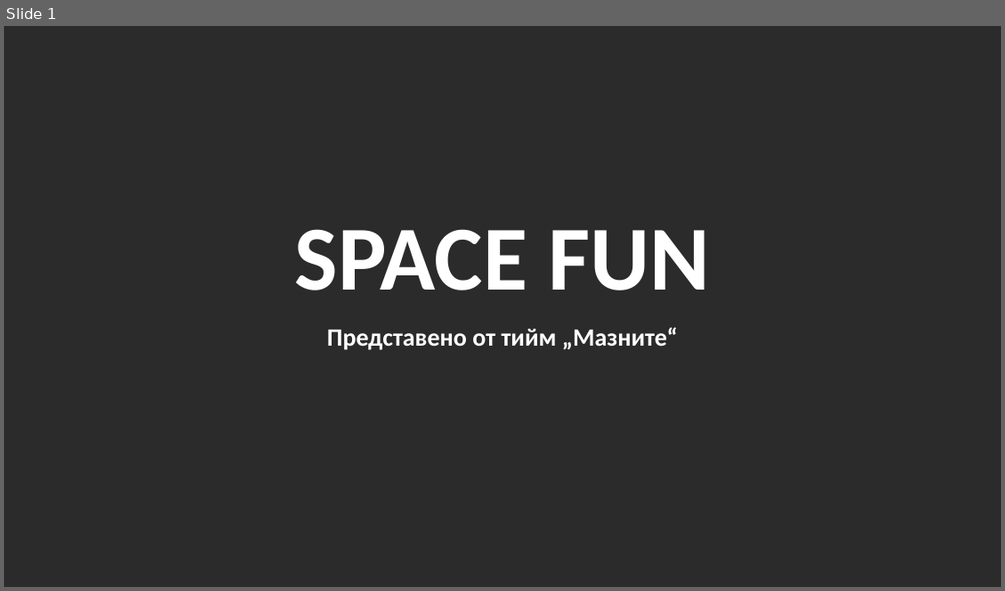
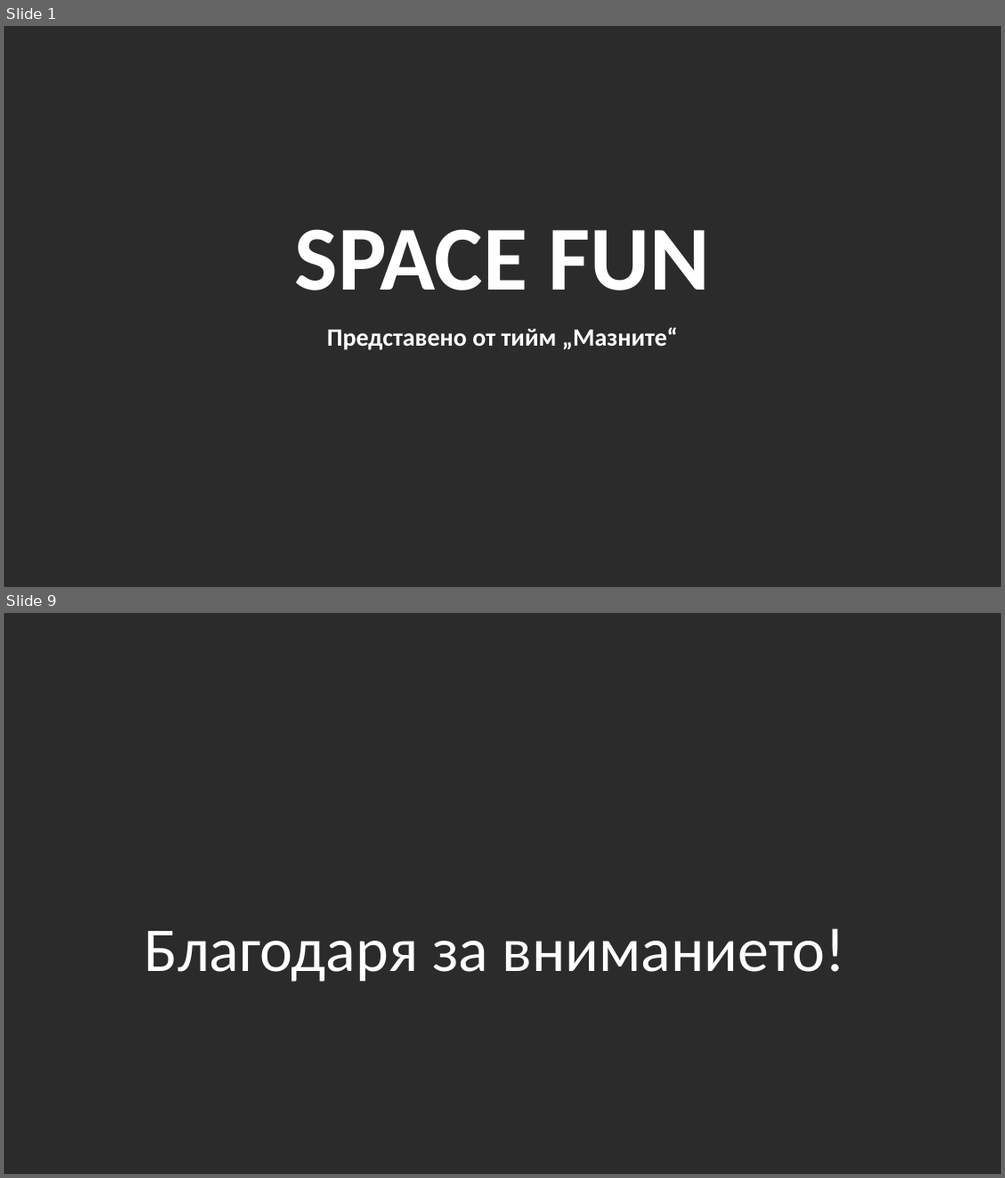
Before and after one commit to Amalino7/Space_recycler, a slide deck: SPACE FUN.pptx. Shown one above the other, each under a label of ours: slide 1 before the commit, slides 1 and 9 after it; the slides between them are not shown. The pictures are 1005x591 and 1005x1178 pixels, drawn with LibreOffice and Linux fonts; fonts in the diff are those of the drawing; background and template pictures are left out; a plain dark background stands for a picture behind light text. Boxes give left, top, right and bottom in pixels: in the first picture for what was removed or moved away, otherwise in the second. Text is boxed around its words. In the diff, an @@ line names an element or a change of style, - is before the commit and + after.

```diff
--- a/SPACE FUN.pptx
+++ b/SPACE FUN.pptx
@@ slide 9 added at [4,613,1001,1174], background picture (left out) @@
@@ title added at [144,928,845,981], 60 pt, text #FFFFFF @@
+Благодаря за вниманието!
```
Also in this commit, not shown: 1 slide changed, 6 other slides added.
